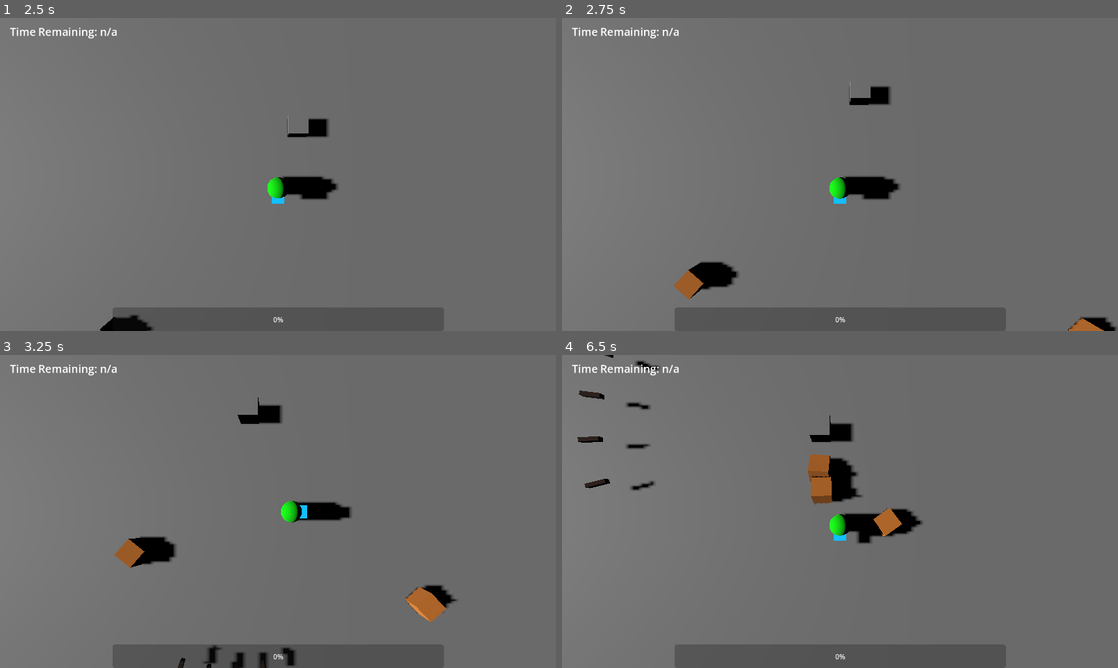
Above: before the commit, frames 1-4 (two rows, left to right).
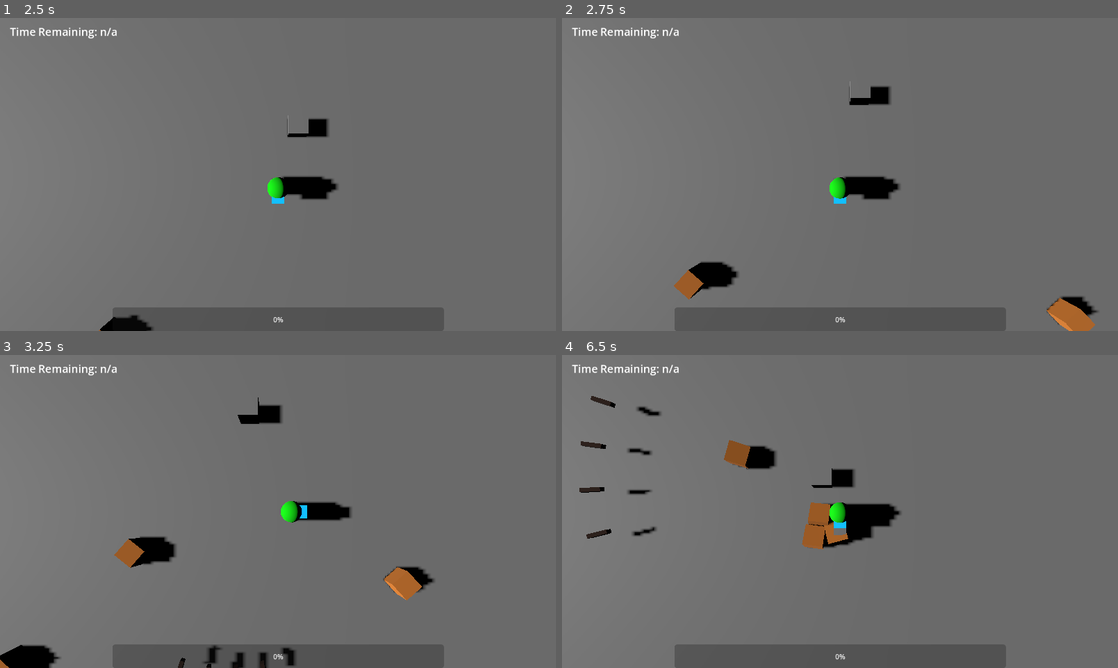
Above: after the commit, the same moments.

Repository: notadoctortired/InvinciKnight
Game: Godot game, scene res://Maps/Menus/main_menu.tscn
Same seed, same stepped clock (60 frames per second), same inputs: the game is played once before the commit and once after it. Sound files missing from this copy of the repository are replaced by a short silence.
Inputs:
- Up to frame 1 (2.5 s): click "Start Game" at 0.5 s; tap Enter at 1.25 s; hold D (right) 1.28-2.03 s; hold Space (attack) 1.28-2.03 s; hold S (down) from 2.03 s (still down); tap E (toggle_attack) at 2.1 s
- Up to frame 2 (2.75 s): keep holding S (down)
- Up to frame 3 (3.25 s): release S (down) at 2.78 s; hold D (right) from 2.78 s (still down); hold Space (attack) from 2.78 s (still down)
- Up to frame 4 (6.5 s): release D (right) at 3.53 s; release Space (attack) at 3.53 s; hold W (up) 3.53-4.28 s; tap E (toggle_attack) at 3.6, 5.1 s; hold Space (attack) 4.28-5.03 s; hold A (left) 4.28-5.78 s; hold S (down) from 5.78 s (still down); hold Space (attack) from 5.78 s (still down)

Frame 1 is identical in both runs. In frame 2, 0.8% of the frame differs, in the area x 87-100%, y 88-100%; in frame 3, 1.8%; in frame 4, 4.9%, in the area x 2-65%, y 0-63%.
Error in both runs: Attempt to call function 'get_node' in base 'null instance' on a null instance. (res://Buildings/KOTH)

Commit message:
Added round music and sorcerer track twist, tweaked gameplay values

Diff:
--- a/AI/Sorcerer/sorcerer.tscn
+++ b/AI/Sorcerer/sorcerer.tscn
@@ -18,7 +18,7 @@
 speed = 4.0
 health = 60.0
 attack_cooldown = 2.0
-minimum_distance_to_player = 5.0
+minimum_distance_to_player = 1.0
 
 [node name="EnemyFlag" type="Node3D" parent="." unique_id=1184154997]
 
--- /dev/null
+++ b/Maps/Main Level/Scripts/level_music.gd
@@ -0,0 +1,32 @@
+extends AudioStreamPlayer
+
+@export_category("Values")
+@export var volume: float
+
+const SORCERER_TRACK = preload("res://Maps/Main Level/Resources/SFX_battle_theme_sorcerers.wav")
+
+var playback = 0
+@onready var player = get_tree().root.get_child(0).get_node("Player/PlayerBody")
+
+func _ready():
+	var samples = stream.get_length()*stream.mix_rate
+
+	volume_db = volume
+	stream.loop_mode = 1
+	stream.set_loop_end(samples)
+
+	play()
+
+
+func _process(delta: float):
+	if playing:
+		playback = get_playback_position()
+
+	if player.health < 100 and stream != SORCERER_TRACK:
+		stream = SORCERER_TRACK
+		play(playback)
+
+		var samples = stream.get_length()*stream.mix_rate
+
+		stream.loop_mode = 1
+		stream.set_loop_end(samples)
--- a/Maps/level.tscn
+++ b/Maps/Main Level/level.tscn
@@ -1,8 +1,10 @@
 [gd_scene format=3 uid="uid://maieoldkwsi5"]
 
-[ext_resource type="PackedScene" uid="uid://d1oagnssopcyo" path="res://Player/player.tscn" id="1_rdtea"]
-[ext_resource type="PackedScene" uid="uid://dlmbg8leeltp" path="res://Buildings/KOTH Point/koth.tscn" id="2_8m33b"]
-[ext_resource type="Script" uid="uid://cvog87m2oyyr" path="res://AI/spawn_enemies.gd" id="4_wy0yp"]
+[ext_resource type="PackedScene" uid="uid://dlmbg8leeltp" path="res://Buildings/KOTH Point/koth.tscn" id="1_nmidp"]
+[ext_resource type="PackedScene" uid="uid://d1oagnssopcyo" path="res://Player/player.tscn" id="2_ecqro"]
+[ext_resource type="Script" uid="uid://cvog87m2oyyr" path="res://AI/spawn_enemies.gd" id="3_lb4vo"]
+[ext_resource type="AudioStream" uid="uid://dpsov743lly6y" path="res://Maps/Main Level/Resources/SFX_battle_theme.wav" id="4_lb4vo"]
+[ext_resource type="Script" uid="uid://gkw1inhusdhy" path="res://Maps/Main Level/Scripts/level_music.gd" id="6_4kbal"]
 
 [sub_resource type="BoxMesh" id="BoxMesh_5xgho"]
 size = Vector3(50, 1, 50)
@@ -53,9 +55,9 @@
 affect_navigation_mesh = true
 
 [node name="SpawnPoints" type="Node3D" parent="." unique_id=977383990]
-script = ExtResource("4_wy0yp")
-peasant_cooldown = 0.8
-sorcerer_cooldown = 8.0
+script = ExtResource("3_lb4vo")
+peasant_cooldown = 0.6
+sorcerer_cooldown = 7.0
 sorcerer_delay = 40.0
 
 [node name="Point1" type="Node3D" parent="SpawnPoints" unique_id=901588636]
@@ -69,3 +71,8 @@
 
 [node name="Point4" type="Node3D" parent="SpawnPoints" unique_id=1291916039]
 transform = Transform3D(1, 0, 0, 0, 1, 0, 0, 0, 1, -20, 0, -20)
+
+[node name="LevelMusic" type="AudioStreamPlayer" parent="." unique_id=1596371844]
+stream = ExtResource("4_lb4vo")
+script = ExtResource("6_4kbal")
+volume = -7.0
--- a/Player/Scripts/button_UI.gd
+++ b/Player/Scripts/button_UI.gd
@@ -5,7 +5,7 @@
 
 func clicked():
 	if name == "StartGame":
-		get_tree().change_scene_to_file("res://Maps/level.tscn")
+		get_tree().change_scene_to_file("res://Maps/Main Level/level.tscn")
 	elif name == "Settings":
 		pass
 	elif name == "ExitGame":
Not shown, added: Maps/Main Level/Resources/SFX_battle_theme.wav.import
Not shown, added: Maps/Main Level/Resources/SFX_battle_theme_sorcerers.wav.import
Not shown, added: Maps/Main Level/Scripts/level_music.gd.uid
Not shown: 2 places in Maps/Main Level/level.tscn that only renumber resources
Not shown, added: Maps/Main Level/Resources/SFX_battle_theme.wav
Not shown, added: Maps/Main Level/Resources/SFX_battle_theme_sorcerers.wav
